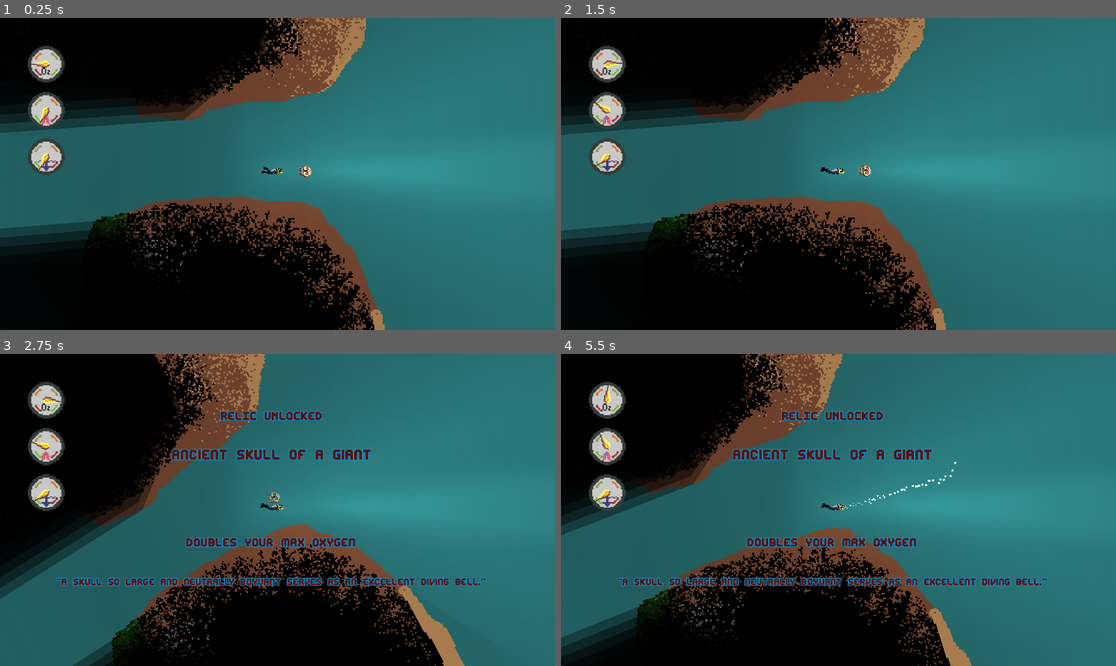
Above: before the commit, frames 1-4 (two rows, left to right).
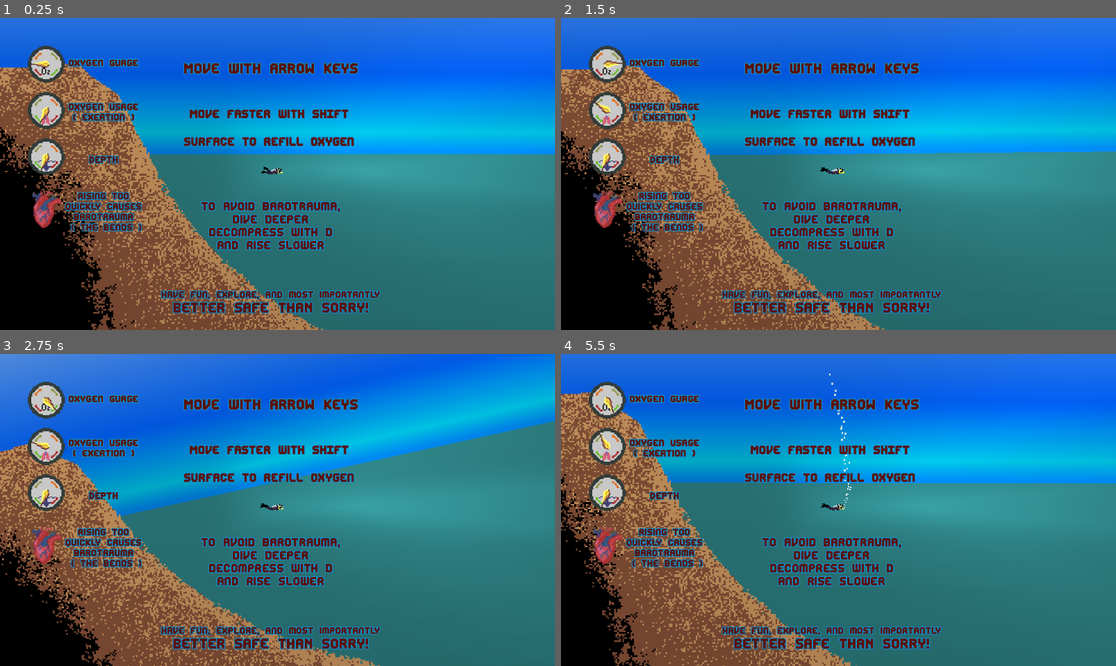
Above: after the commit, the same moments.

Repository: BrothersChimes/aphosis
Game: Godot game, scene res://Main.tscn
Two runs of this game, one before a commit and one after it. Both use one fixed random seed, a clock stepped at 60 frames per second and the inputs below.
Inputs:
- Up to frame 1 (0.25 s): no input
- Up to frame 2 (1.5 s): hold Right (right_button) 0.53-1.28 s; hold D (decompress) 0.53-1.28 s; hold Down (down_button) from 1.28 s (still down); tap D (decompress) at 1.35 s
- Up to frame 3 (2.75 s): release Down (down_button) at 2.03 s; hold Right (right_button) from 2.03 s (still down); hold Space (sprint) from 2.03 s (still down); tap D (decompress) at 2.3 s
- Up to frame 4 (5.5 s): release Right (right_button) at 2.78 s; release Space (sprint) at 2.78 s; hold Up (up_button) 2.78-3.53 s; tap D (decompress) at 2.85, 4.55 s; hold D (decompress) 3.53-4.28 s; hold Left (left_button) 3.53-5.03 s; tap Space (sprint) at 4.35 s; hold Down (down_button) from 5.03 s (still down); hold D (decompress) from 5.03 s (still down)

The runs differ from the first frame. In frame 1, 68% of the frame differs, in the area x 0-100%, y 0-100%; in frame 2, 68%; in frame 3, 70%; in frame 4, 70%.

Commit message:
added tutorial text and 2 skulls

Diff:
--- a/HUD.tscn
+++ b/HUD.tscn
@@ -6,6 +6,7 @@
 [ext_resource type="Script" path="res://barotrauma_icon.gd" id="4_yuvct"]
 [ext_resource type="Texture2D" uid="uid://bjngyrhbbgceb" path="res://Assets/HUD/Barotrauma.png" id="5_a3se4"]
 [ext_resource type="FontFile" uid="uid://danqdd8inop1u" path="res://Fonts/editundo.ttf" id="6_vbvn6"]
+[ext_resource type="Script" path="res://tutorial_text.gd" id="7_ktek0"]
 
 [sub_resource type="Theme" id="Theme_wjuam"]
 default_font = ExtResource("6_vbvn6")
@@ -130,6 +131,168 @@
 fit_content = true
 scroll_active = false
 
+[node name="TutorialText" type="Node2D" parent="."]
+script = ExtResource("7_ktek0")
+
+[node name="Subtitle" type="RichTextLabel" parent="TutorialText"]
+offset_left = 200.0
+offset_top = 137.0
+offset_right = 519.0
+offset_bottom = 272.0
+theme = SubResource("Theme_wjuam")
+theme_override_colors/default_color = Color(0.354025, 0.0633433, 0.0309186, 1)
+theme_override_colors/font_outline_color = Color(0.0562048, 0.567923, 0.809089, 1)
+theme_override_constants/outline_size = 10
+theme_override_font_sizes/normal_font_size = 40
+bbcode_enabled = true
+text = "[center]Oxygen Guage[/center]"
+fit_content = true
+scroll_active = false
+
+[node name="Subtitle2" type="RichTextLabel" parent="TutorialText"]
+offset_left = 200.0
+offset_top = 289.0
+offset_right = 519.0
+offset_bottom = 424.0
+theme = SubResource("Theme_wjuam")
+theme_override_colors/default_color = Color(0.354025, 0.0633433, 0.0309186, 1)
+theme_override_colors/font_outline_color = Color(0.0562048, 0.567923, 0.809089, 1)
+theme_override_constants/outline_size = 10
+theme_override_font_sizes/normal_font_size = 40
+bbcode_enabled = true
+text = "[center]Oxygen Usage[/center]
+[center]( exertion )[/center]"
+fit_content = true
+scroll_active = false
+
+[node name="Subtitle3" type="RichTextLabel" parent="TutorialText"]
+offset_left = 200.0
+offset_top = 472.0
+offset_right = 519.0
+offset_bottom = 607.0
+theme = SubResource("Theme_wjuam")
+theme_override_colors/default_color = Color(0.354025, 0.0633433, 0.0309186, 1)
+theme_override_colors/font_outline_color = Color(0.0562048, 0.567923, 0.809089, 1)
+theme_override_constants/outline_size = 10
+theme_override_font_sizes/normal_font_size = 40
+bbcode_enabled = true
+text = "[center]DEPTH[/center]"
+fit_content = true
+scroll_active = false
+
+[node name="Subtitle4" type="RichTextLabel" parent="TutorialText"]
+offset_left = 200.0
+offset_top = 598.0
+offset_right = 519.0
+offset_bottom = 742.0
+theme = SubResource("Theme_wjuam")
+theme_override_colors/default_color = Color(0.354025, 0.0633433, 0.0309186, 1)
+theme_override_colors/font_outline_color = Color(0.0562048, 0.567923, 0.809089, 1)
+theme_override_constants/outline_size = 10
+theme_override_font_sizes/normal_font_size = 40
+bbcode_enabled = true
+text = "[center]rising too quickly causes barotrauma
+ ( the bends )[/center]"
+fit_content = true
+scroll_active = false
+
+[node name="Heart" type="Sprite2D" parent="TutorialText"]
+position = Vector2(160, 663)
+scale = Vector2(4, 4)
+texture = ExtResource("5_a3se4")
+
+[node name="Title1" type="RichTextLabel" parent="TutorialText"]
+offset_left = 348.0
+offset_top = 309.0
+offset_right = 1517.0
+offset_bottom = 444.0
+theme = SubResource("Theme_wjuam")
+theme_override_colors/default_color = Color(0.354025, 0.0633433, 0.0309186, 1)
+theme_override_colors/font_outline_color = Color(0.0562048, 0.567923, 0.809089, 1)
+theme_override_constants/outline_size = 10
+bbcode_enabled = true
+text = "[center]Move faster with SHIFT[/center]"
+fit_content = true
+scroll_active = false
+
+[node name="Title3" type="RichTextLabel" parent="TutorialText"]
+offset_left = 348.0
+offset_top = 405.0
+offset_right = 1517.0
+offset_bottom = 540.0
+theme = SubResource("Theme_wjuam")
+theme_override_colors/default_color = Color(0.354025, 0.0633433, 0.0309186, 1)
+theme_override_colors/font_outline_color = Color(0.0562048, 0.567923, 0.809089, 1)
+theme_override_constants/outline_size = 10
+bbcode_enabled = true
+text = "[center]Surface to refill oxygen[/center]"
+fit_content = true
+scroll_active = false
+
+[node name="Subtitle1" type="RichTextLabel" parent="TutorialText"]
+offset_left = 171.0
+offset_top = 629.0
+offset_right = 1705.0
+offset_bottom = 764.0
+theme = SubResource("Theme_wjuam")
+theme_override_colors/default_color = Color(0.354025, 0.0633433, 0.0309186, 1)
+theme_override_colors/font_outline_color = Color(0.0562048, 0.567923, 0.809089, 1)
+theme_override_constants/outline_size = 10
+theme_override_font_sizes/normal_font_size = 50
+bbcode_enabled = true
+text = "[center]To avoid barotrauma,
+dive deeper
+decompress with d
+and rise slower
+[/center]"
+fit_content = true
+scroll_active = false
+
+[node name="Title2" type="RichTextLabel" parent="TutorialText"]
+offset_left = 355.0
+offset_top = 148.0
+offset_right = 1524.0
+offset_bottom = 283.0
+theme = SubResource("Theme_wjuam")
+theme_override_colors/default_color = Color(0.354025, 0.0633433, 0.0309186, 1)
+theme_override_colors/font_outline_color = Color(0.0562048, 0.567923, 0.809089, 1)
+theme_override_constants/outline_size = 10
+theme_override_font_sizes/normal_font_size = 60
+bbcode_enabled = true
+text = "[center]Move with ARROW KEYS[/center]"
+fit_content = true
+scroll_active = false
+
+[node name="Title4" type="RichTextLabel" parent="TutorialText"]
+offset_left = 355.0
+offset_top = 976.0
+offset_right = 1524.0
+offset_bottom = 1111.0
+theme = SubResource("Theme_wjuam")
+theme_override_colors/default_color = Color(0.354025, 0.0633433, 0.0309186, 1)
+theme_override_colors/font_outline_color = Color(0.0562048, 0.567923, 0.809089, 1)
+theme_override_constants/outline_size = 10
+theme_override_font_sizes/normal_font_size = 60
+bbcode_enabled = true
+text = "[center]BETTER SAFE THAN SORRY![/center]"
+fit_content = true
+scroll_active = false
+
+[node name="Subtitle5" type="RichTextLabel" parent="TutorialText"]
+offset_left = 171.0
+offset_top = 939.0
+offset_right = 1705.0
+offset_bottom = 1074.0
+theme = SubResource("Theme_wjuam")
+theme_override_colors/default_color = Color(0.354025, 0.0633433, 0.0309186, 1)
+theme_override_colors/font_outline_color = Color(0.0562048, 0.567923, 0.809089, 1)
+theme_override_constants/outline_size = 10
+theme_override_font_sizes/normal_font_size = 40
+bbcode_enabled = true
+text = "[center]Have fun, explore, and most importantly[/center]"
+fit_content = true
+scroll_active = false
+
 [editable path="GuageO2"]
 [editable path="GuageConsumption"]
 [editable path="GuageDepth"]
--- a/Main.gd
+++ b/Main.gd
@@ -50,21 +50,27 @@
 			modulation = 0
 		$HUD/RelicText.modulate = Color(1.0, 1.0, 1.0, modulation)
 
-var has_skull = false;
+var has_madskull = false;
+var has_numbskull = false;
 func _on_relic_entered(relic):
 	print("got ", relic.relic_type)
-	if relic.relic_type == "skull" and not has_skull:
-		has_skull = true
+	if relic.relic_type == "madskull" and not has_madskull:
+		has_madskull = true
 		print('player is getting skull')
-		show_relic_text("Ancient Skull of a Giant", "Doubles your max oxygen", "A skull so large and neutrally boyuant serves as an excellent diving bell.")
+		show_relic_text("RELIC FOUND", "Ancient Skull of a Giant", "Doubles your max oxygen", "A skull so large and neutrally boyuant serves as an excellent diving bell.")
 		player.max_oxy *= 2
 		$HUD/GuageO2.set_all_values(player.get_oxy(), 0.0, player.max_oxy)
+	if relic.relic_type == "numbskull" and not has_numbskull:
+		has_numbskull = true
+		print('player is getting skull')
+		show_relic_text("RELIC FOUND", "Horrifically Deformed Giant Skull", "Reduces Barotrauma", "Nothing could break free from a skull so thick! Not even ideas.")
+		player.has_numbskull = true
 	relic.despawn()
 	is_showing_relic = true
 	time_until_modulate_down = 20
 
-func show_relic_text(title, effect, flavour_text):
-	$HUD/RelicText/Title1.text = "[center]RELIC UNLOCKED[/center]"
+func show_relic_text(relic_unlocked, title, effect, flavour_text):
+	$HUD/RelicText/Title1.text = "[center]" + str(relic_unlocked) + "[/center]"
 	$HUD/RelicText/Title1.visible = true
 	$HUD/RelicText/Subtitle1.text = "[center]" + str(effect) + "[/center]"
 	$HUD/RelicText/Subtitle1.visible = true
@@ -72,3 +78,9 @@
 	$HUD/RelicText/Title2.visible = true
 	$HUD/RelicText/Subtitle2.text = "[center]" + '"' + str(flavour_text) + '"' + "[/center]"
 	$HUD/RelicText/Subtitle2.visible = true
+
+
+func _on_tutorial_bounds_entered(body):
+	print('tut bound entered')
+	if body.name == "Player":
+		$HUD/TutorialText.show_tutorial = false
--- a/Main.tscn
+++ b/Main.tscn
@@ -12,6 +12,7 @@
 [ext_resource type="Texture2D" uid="uid://c3jcr7dwovsds" path="res://Assets/redhazemask.png" id="8_wsi7p"]
 [ext_resource type="PackedScene" uid="uid://nsvjajtkaqe4" path="res://map.tscn" id="10_8pq5e"]
 [ext_resource type="PackedScene" uid="uid://batj6suhgdcoy" path="res://relic.tscn" id="12_owyi0"]
+[ext_resource type="Texture2D" uid="uid://i64lwc2asj58" path="res://Assets/artifacts/skully.png" id="13_u5gmu"]
 
 [sub_resource type="Gradient" id="Gradient_0hivh"]
 offsets = PackedFloat32Array(0, 0.0476684, 0.2, 0.813471)
@@ -19,6 +20,9 @@
 
 [sub_resource type="GradientTexture2D" id="GradientTexture2D_62yqm"]
 gradient = SubResource("Gradient_0hivh")
+
+[sub_resource type="RectangleShape2D" id="RectangleShape2D_2um0i"]
+size = Vector2(135.154, 887.016)
 
 [node name="Node2D" type="Node2D"]
 script = ExtResource("1_6yyh5")
@@ -55,7 +59,8 @@
 texture = SubResource("GradientTexture2D_62yqm")
 
 [node name="Player" parent="." instance=ExtResource("2_i4oek")]
-position = Vector2(3678, 1010)
+position = Vector2(1967, 43)
+rotation = 1.5708
 
 [node name="Camera2D" type="Camera2D" parent="Player"]
 position = Vector2(7, 5)
@@ -133,12 +138,34 @@
 
 [node name="Relics" type="Node2D" parent="."]
 
-[node name="Skull" parent="Relics" instance=ExtResource("12_owyi0")]
-position = Vector2(3681, 948)
-relic_type = "skull"
+[node name="MadSkull" parent="Relics" instance=ExtResource("12_owyi0")]
+position = Vector2(3746, 2407)
+relic_type = "madskull"
 
-[connection signal="relic_entered" from="Relics/Skull" to="." method="_on_relic_entered"]
-[connection signal="body_entered" from="Relics/Skull/Area2D" to="Relics/Skull" method="_on_area_2d_body_entered"]
+[node name="NumbSkull" parent="Relics" instance=ExtResource("12_owyi0")]
+position = Vector2(1524, 3387)
+relic_type = "numbskull"
+
+[node name="Sprite2D" parent="Relics/NumbSkull" index="2"]
+scale = Vector2(0.5, 0.5)
+texture = ExtResource("13_u5gmu")
+
+[node name="Tutorial Bounds" type="Node2D" parent="."]
+
+[node name="Area2D" type="Area2D" parent="Tutorial Bounds"]
+position = Vector2(3346, 599)
+rotation = 0.306858
+
+[node name="CollisionShape2D" type="CollisionShape2D" parent="Tutorial Bounds/Area2D"]
+position = Vector2(-65.2078, -161.467)
+shape = SubResource("RectangleShape2D_2um0i")
+
+[connection signal="relic_entered" from="Relics/MadSkull" to="." method="_on_relic_entered"]
+[connection signal="body_entered" from="Relics/MadSkull/Area2D" to="Relics/MadSkull" method="_on_area_2d_body_entered"]
+[connection signal="relic_entered" from="Relics/NumbSkull" to="." method="_on_relic_entered"]
+[connection signal="body_entered" from="Relics/NumbSkull/Area2D" to="Relics/NumbSkull" method="_on_area_2d_body_entered"]
+[connection signal="body_entered" from="Tutorial Bounds/Area2D" to="." method="_on_tutorial_bounds_entered"]
 
 [editable path="Skywall"]
-[editable path="Relics/Skull"]
+[editable path="Relics/MadSkull"]
+[editable path="Relics/NumbSkull"]
--- a/player.gd
+++ b/player.gd
@@ -1,5 +1,6 @@
 extends RigidBody2D
 
+var has_numbskull = false
 
 @onready var is_dead = false
 # Movement
@@ -126,20 +127,23 @@
 
 
 	pressure_diff = current_pressure - current_depth
-
-	if pressure_diff > 1000:
+	var npd = 0
+	if has_numbskull:
+		npd = 400
+
+	if pressure_diff > 1000 + npd:
 		is_dead = true
 		# print('dead')
-	elif pressure_diff > 900:
+	elif pressure_diff > 900 + npd:
 		# print('over 900')
 		set_barotrauma_level(5)
-	elif pressure_diff > 800:
+	elif pressure_diff > 800 + npd:
 		set_barotrauma_level(4)
-	elif pressure_diff > 700:
+	elif pressure_diff > 700 + npd:
 		set_barotrauma_level(3)
-	elif pressure_diff > 600:
+	elif pressure_diff > 600 + npd:
 		set_barotrauma_level(2)
-	elif pressure_diff > 500:
+	elif pressure_diff > 500 + npd:
 		set_barotrauma_level(1)
 	else:
 		set_no_barotrauma()
--- /dev/null
+++ b/tutorial_text.gd
@@ -0,0 +1,37 @@
+extends Node2D
+
+
+var modulate_up = true
+var time_until_modulate_down = 20.0
+var show_tutorial = true
+var modulation = 0.0
+
+# Called when the node enters the scene tree for the first time.
+func _ready() -> void:
+	modulate = Color(1.0, 1.0, 1.0, 0.0)
+
+
+# Called every frame. 'delta' is the elapsed time since the previous frame.
+func _process(delta: float) -> void:
+	var speed = 4 * delta
+	if show_tutorial:
+		if modulate_up:
+			modulation += speed
+			if modulation > 1.00:
+				modulation = 1.00
+				modulate_up = false
+				time_until_modulate_down = 30.0
+		else:
+			time_until_modulate_down -= delta
+			if time_until_modulate_down < 0.0:
+				modulation -= speed / 2
+				if modulation < 0.00:
+					modulation = 0.00
+					modulate_up = true
+					show_tutorial = false
+		modulate = Color(1.0, 1.0, 1.0, modulation)
+	else:
+		modulation -= speed / 2
+		if modulation < 0.00:
+			modulation = 0
+		modulate = Color(1.0, 1.0, 1.0, modulation)
Not shown: 1 places in HUD.tscn that only renumber resources
Not shown: 1 places in Main.tscn that only renumber resources
